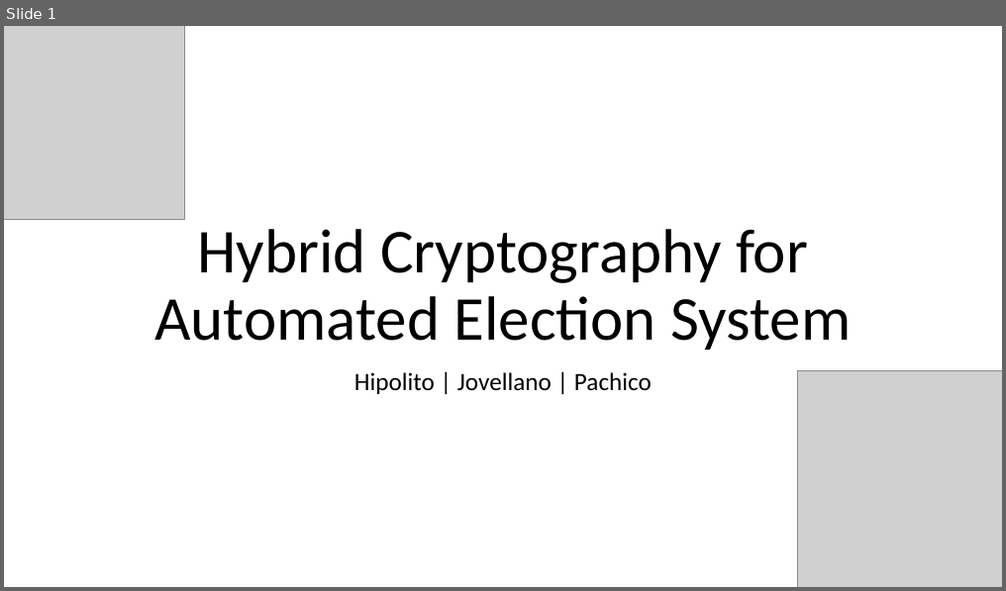
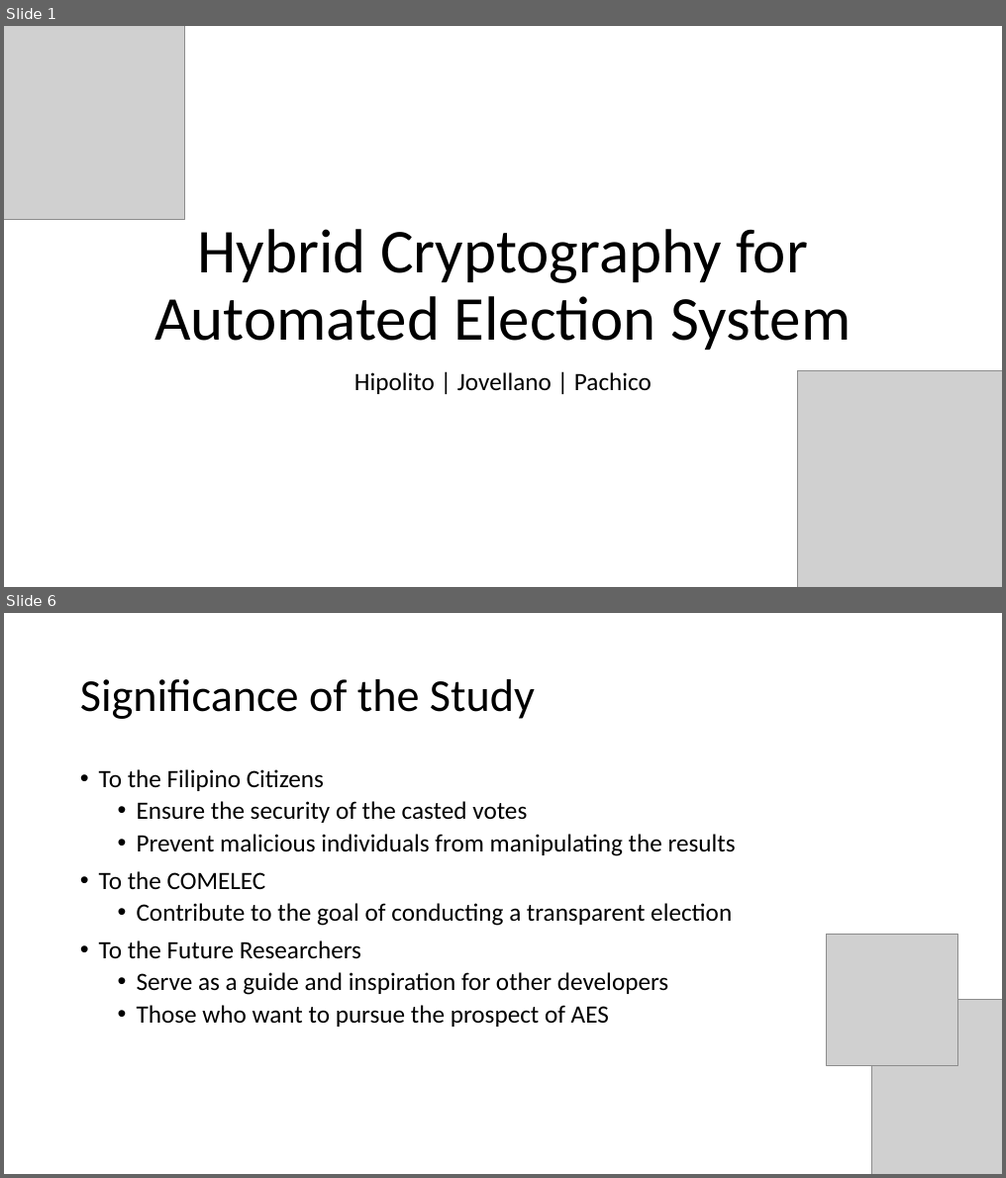
Before and after one commit to seans888/Project---Automate-Election, a slide deck: Documentation/Research Paper/CSPROJ Presentation.pptx. Shown one above the other, each under a label of ours: slide 1 before the commit, slides 1 and 6 after it; the slides between them are not shown. The pictures are 1006x591 and 1006x1178 pixels, drawn with LibreOffice and Linux fonts; fonts in the diff are those of the drawing; grey boxes stand for pictures. Boxes give left, top, right and bottom in pixels: in the first picture for what was removed or moved away, otherwise in the second. Text is boxed around its words. In the diff, an @@ line names an element or a change of style, - is before the commit and + after.

```diff
--- a/Documentation/Research Paper/CSPROJ Presentation.pptx
+++ b/Documentation/Research Paper/CSPROJ Presentation.pptx
@@ slide 6 added at (4, 613, 1002, 1174), background #FFFFFF @@
@@ title added at (80, 679, 535, 719), 44 pt, text #000000 @@
+Significance of the Study
@@ text added at (99, 769, 736, 1027), 24 pt, text #000000 @@
+• To the Filipino Citizens
+  • Ensure the security of the casted votes
+  • Prevent malicious individuals from manipulating the results
+• To the COMELEC
+  • Contribute to the goal of conducting a transparent election
+• To the Future Researchers
+  • Serve as a guide and inspiration for other developers
+  • Those who want to pursue the prospect of AES
@@ picture added at (827, 934, 958, 1065) @@
@@ picture added at (871, 1000, 1002, 1174) @@
```
Also in this commit, not shown: 2 slides changed, 7 other slides added, 2 other files.
